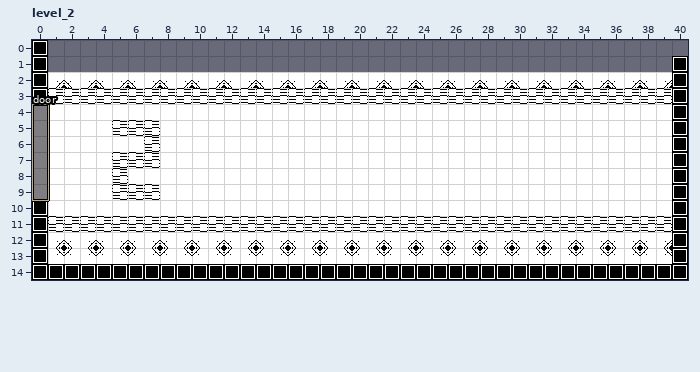
Two versions of a level (LDtk project, source/levels.ldtk). The picture above is the old version.
Cells are 16x16 px. Shown: level_2 x 0..40, y 0..14. The commit also changed other parts of the map, which this record leaves out.
The same view after the edit:
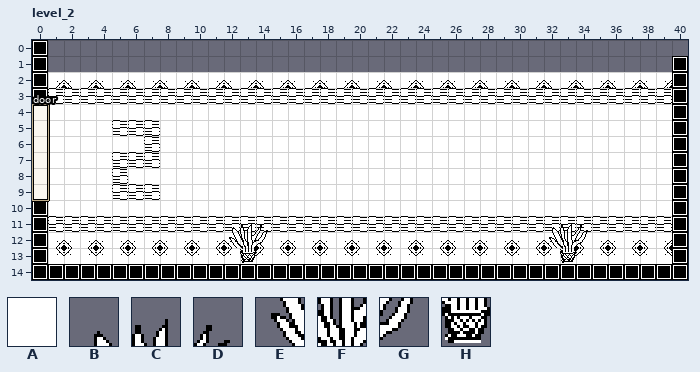
Key: from "tilemap": A 5, B 67, C 68, D 69, E 77, F 78, G 79, H 88.
_ is an empty cell.
The edit:
Changed rows in their new state; . is an unchanged cell.
Layer "floor":
first column x 0:
 4 A
 5 A
 6 A
 7 A
 8 A
 9 A
Layer "foreground":
first column x 12:
11 BCD.................BCD
12 EFG.................EFG
13 .H...................H.
Changed places in both pictures, as pixel boxes (x1, y1, x2, y2):
added: (34, 106, 47, 199)
added: (229, 224, 268, 263)
added: (549, 224, 588, 263)
